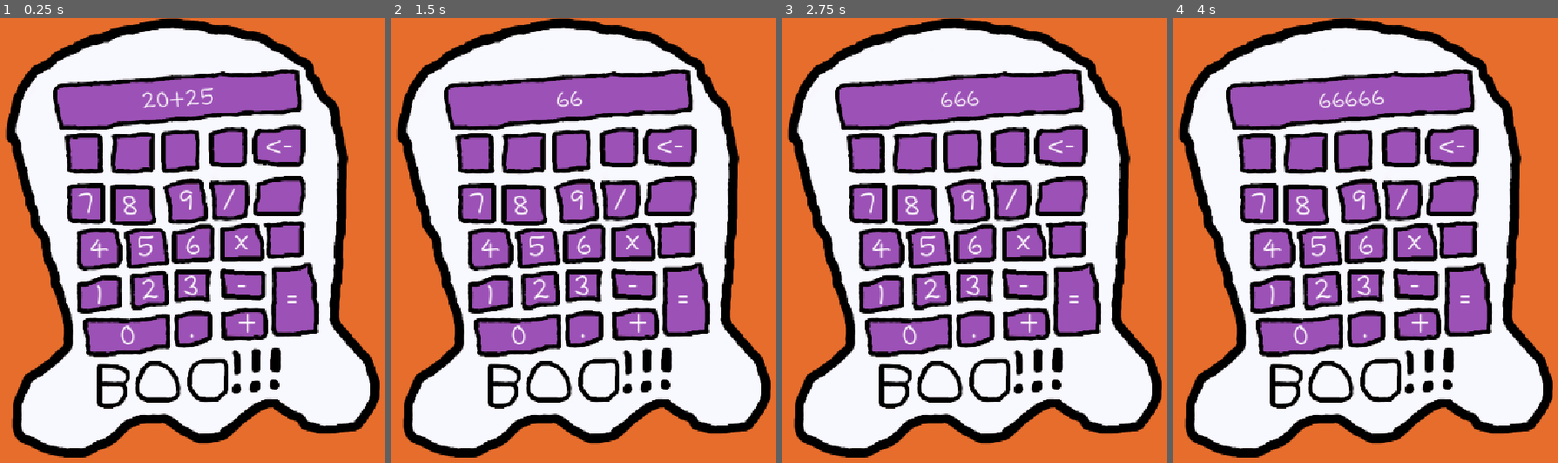
Above: before the commit, frames 1-4 (left to right).
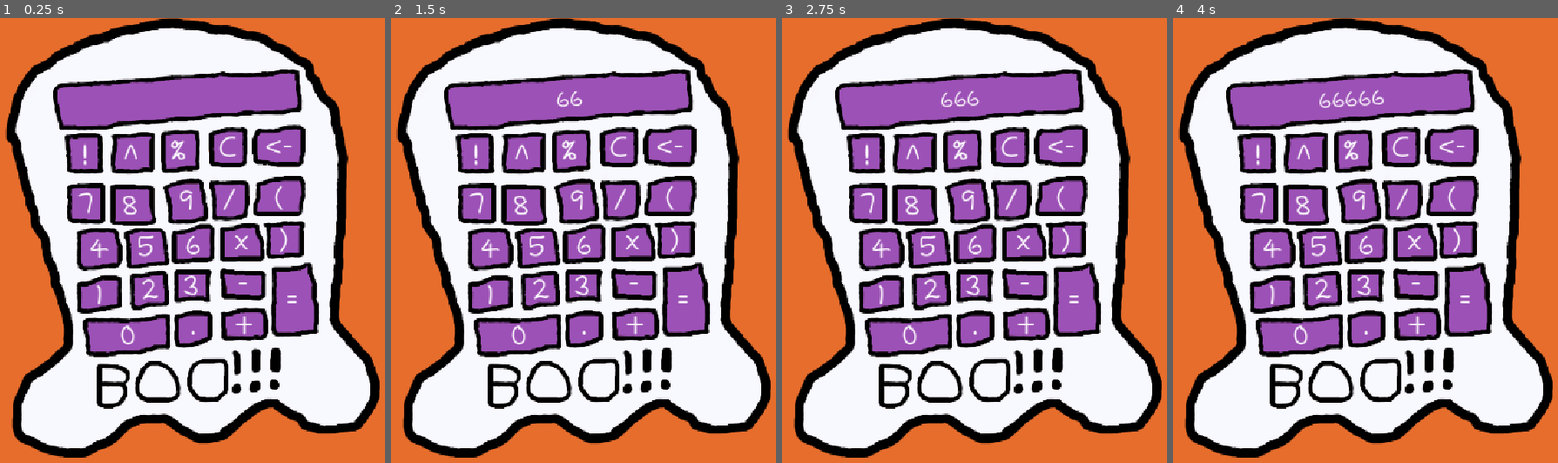
Above: after the commit, the same moments.

Repository: Nathan5471/ghost-calculator
Game: Godot game, scene res://main.tscn
Same seed, same stepped clock (60 frames per second), same inputs: the game is played once before the commit and once after it. The project has no main scene, so this scene is started directly.
Inputs (mouse positions are in pixels of both pictures, inside the frame that each line leads up to):
- Up to frame 1 (0.25 s): no input
- Up to frame 2 (1.5 s): tap Enter at 0.5 s; hold Right 0.53-1.28 s; tap Alt at 0.6 s; click (598, 249) at 0.67 s; tap Space at 1.25 s; hold Down from 1.28 s (still down); tap Shift at 1.35 s; click (598, 249) at 1.42 s
- Up to frame 3 (2.75 s): tap Enter at 2 s; release Down at 2.03 s; hold Right from 2.03 s (still down); tap Alt at 2.1 s; click (989, 249) at 2.17 s
- Up to frame 4 (4 s): tap Space at 2.75 s; release Right at 2.78 s; hold Up 2.78-3.53 s; tap Shift at 2.85 s; click (1380, 249) at 2.92 s; tap Enter at 3.5 s; hold Left from 3.53 s (still down); tap Alt at 3.6 s; click (1380, 249) at 3.67 s

The runs differ from the first frame. In frame 1, 0.7% of the frame differs, in the area x 21-75%, y 15-72%; in frame 2, 0.5%; in frame 3, 0.5%; in frame 4, 0.5%.

Commit message:
Finish adding buttons

Diff:
--- a/main.tscn
+++ b/main.tscn
@@ -23,7 +23,6 @@
 rotation = -0.061086524
 theme_override_fonts/font = SubResource("FontVariation_0xm2m")
 theme_override_font_sizes/font_size = 36
-text = "20+25"
 horizontal_alignment = 1
 vertical_alignment = 1
 
@@ -145,7 +144,7 @@
 polygon = PackedVector2Array(-49, 104, 1, 102, 4, 141, -48, 153)
 
 [node name="Button" parent="Buttons/Button12/CollisionPolygon2D" unique_id=825758999 instance=ExtResource("4_1bvp3")]
-position = Vector2(-25, 127)
+position = Vector2(-23, 122)
 buttonValue = "."
 
 [node name="Button13" type="Area2D" parent="Buttons" unique_id=1340846622]
@@ -155,7 +154,7 @@
 polygon = PackedVector2Array(23, 102, 88, 96, 91, 138, 25, 141)
 
 [node name="Button" parent="Buttons/Button13/CollisionPolygon2D" unique_id=1173037063 instance=ExtResource("4_1bvp3")]
-position = Vector2(57, 117)
+position = Vector2(52, 120)
 buttonValue = "+"
 
 [node name="Button14" type="Area2D" parent="Buttons" unique_id=1115980963]
@@ -165,7 +164,7 @@
 polygon = PackedVector2Array(22, 35, 84, 38, 88, 77, 24, 73)
 
 [node name="Button" parent="Buttons/Button14/CollisionPolygon2D" unique_id=1247427936 instance=ExtResource("4_1bvp3")]
-position = Vector2(53, 57)
+position = Vector2(55, 53)
 buttonValue = "-"
 
 [node name="Button15" type="Area2D" parent="Buttons" unique_id=1773465033]
@@ -197,6 +196,66 @@
 [node name="Button" parent="Buttons/Button17/CollisionPolygon2D" unique_id=31876925 instance=ExtResource("4_1bvp3")]
 position = Vector2(100, -161)
 buttonValue = "<-"
+
+[node name="Button18" type="Area2D" parent="Buttons" unique_id=1904991789]
+priority = 2
+
+[node name="CollisionPolygon2D" type="CollisionPolygon2D" parent="Buttons/Button18" unique_id=113625073]
+polygon = PackedVector2Array(81, -103, 147, -110, 147, -50, 74, -52)
+
+[node name="Button" parent="Buttons/Button18/CollisionPolygon2D" unique_id=1822866764 instance=ExtResource("4_1bvp3")]
+position = Vector2(111, -81)
+buttonValue = "("
+
+[node name="Button19" type="Area2D" parent="Buttons" unique_id=1891714600]
+priority = 2
+
+[node name="CollisionPolygon2D" type="CollisionPolygon2D" parent="Buttons/Button19" unique_id=219747731]
+polygon = PackedVector2Array(92, -37, 149, -37, 146, 8, 97, 14)
+
+[node name="Button" parent="Buttons/Button19/CollisionPolygon2D" unique_id=1624898311 instance=ExtResource("4_1bvp3")]
+position = Vector2(118, -15)
+buttonValue = ")"
+
+[node name="Button20" type="Area2D" parent="Buttons" unique_id=1891509672]
+priority = 2
+
+[node name="CollisionPolygon2D" type="CollisionPolygon2D" parent="Buttons/Button20" unique_id=1146586854]
+polygon = PackedVector2Array(6, -179, 54, -185, 55, -131, 7, -134)
+
+[node name="Button" parent="Buttons/Button20/CollisionPolygon2D" unique_id=1151935708 instance=ExtResource("4_1bvp3")]
+position = Vector2(27, -156)
+buttonValue = "C"
+
+[node name="Button21" type="Area2D" parent="Buttons" unique_id=1007738141]
+priority = 2
+
+[node name="CollisionPolygon2D" type="CollisionPolygon2D" parent="Buttons/Button21" unique_id=2134953356]
+polygon = PackedVector2Array(-70, -180, -17, -183, -17, -126, -70, -122)
+
+[node name="Button" parent="Buttons/Button21/CollisionPolygon2D" unique_id=1848290833 instance=ExtResource("4_1bvp3")]
+position = Vector2(-49, -153)
+buttonValue = "%"
+
+[node name="Button22" type="Area2D" parent="Buttons" unique_id=142515470]
+priority = 2
+
+[node name="CollisionPolygon2D" type="CollisionPolygon2D" parent="Buttons/Button22" unique_id=115506405]
+polygon = PackedVector2Array(-146, -175, -90, -178, -89, -124, -151, -121)
+
+[node name="Button" parent="Buttons/Button22/CollisionPolygon2D" unique_id=2103592903 instance=ExtResource("4_1bvp3")]
+position = Vector2(-122, -148)
+buttonValue = "^"
+
+[node name="Button23" type="Area2D" parent="Buttons" unique_id=208619218]
+priority = 2
+
+[node name="CollisionPolygon2D" type="CollisionPolygon2D" parent="Buttons/Button23" unique_id=254054887]
+polygon = PackedVector2Array(-222, -176, -168, -176, -168, -121, -217, -122)
+
+[node name="Button" parent="Buttons/Button23/CollisionPolygon2D" unique_id=213942120 instance=ExtResource("4_1bvp3")]
+position = Vector2(-192, -149)
+buttonValue = "!"
 
 [connection signal="input_event" from="Buttons/Button1" to="Buttons/Button1/CollisionPolygon2D/Button" method="_on_button_input_event"]
 [connection signal="input_event" from="Buttons/Button2" to="Buttons/Button2/CollisionPolygon2D/Button" method="_on_button_input_event"]
@@ -215,3 +274,9 @@
 [connection signal="input_event" from="Buttons/Button15" to="Buttons/Button15/CollisionPolygon2D/Button" method="_on_button_input_event"]
 [connection signal="input_event" from="Buttons/Button16" to="Buttons/Button16/CollisionPolygon2D/Button" method="_on_button_input_event"]
 [connection signal="input_event" from="Buttons/Button17" to="Buttons/Button17/CollisionPolygon2D/Button" method="_on_button_input_event"]
+[connection signal="input_event" from="Buttons/Button18" to="Buttons/Button18/CollisionPolygon2D/Button" method="_on_button_input_event"]
+[connection signal="input_event" from="Buttons/Button19" to="Buttons/Button19/CollisionPolygon2D/Button" method="_on_button_input_event"]
+[connection signal="input_event" from="Buttons/Button20" to="Buttons/Button20/CollisionPolygon2D/Button" method="_on_button_input_event"]
+[connection signal="input_event" from="Buttons/Button21" to="Buttons/Button21/CollisionPolygon2D/Button" method="_on_button_input_event"]
+[connection signal="input_event" from="Buttons/Button22" to="Buttons/Button22/CollisionPolygon2D/Button" method="_on_button_input_event"]
+[connection signal="input_event" from="Buttons/Button23" to="Buttons/Button23/CollisionPolygon2D/Button" method="_on_button_input_event"]
--- a/scripts/calculator.gd
+++ b/scripts/calculator.gd
@@ -13,7 +13,9 @@
 	if (buttonValue == "="):
 		pass
 	elif (buttonValue == "<-"):
-		pass
+		currentText = currentText.left(-1)
+	elif (buttonValue == "C"):
+		currentText = ""
 	else:
 		currentText += buttonValue
 	updateDisplay()
